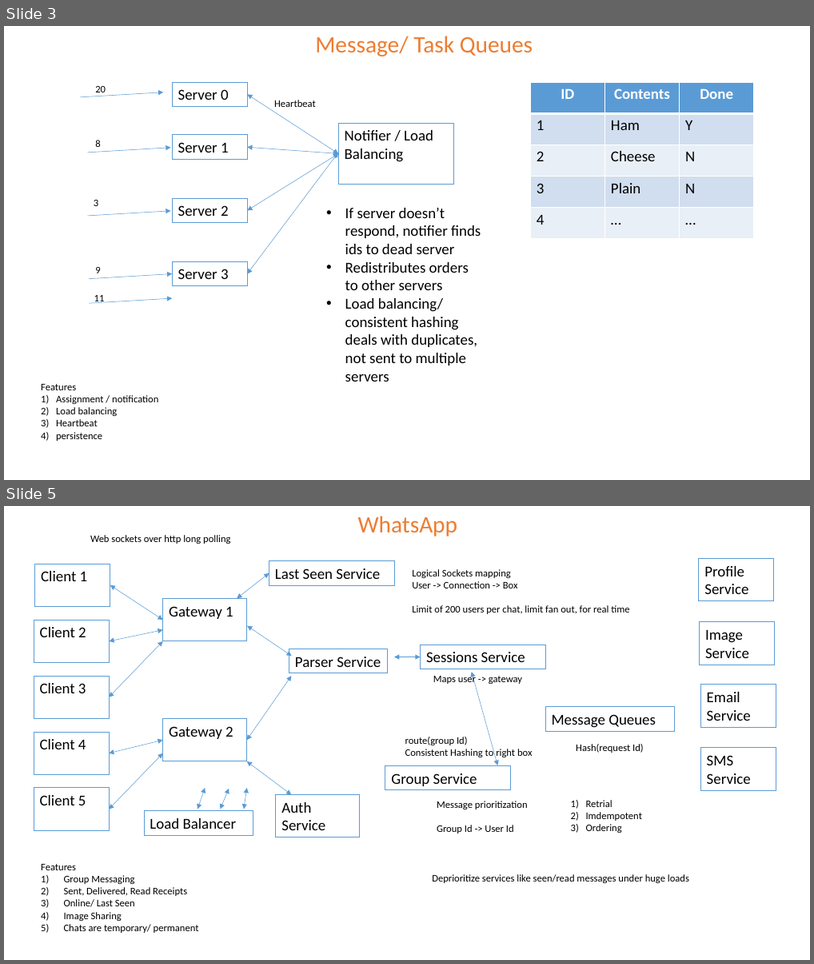
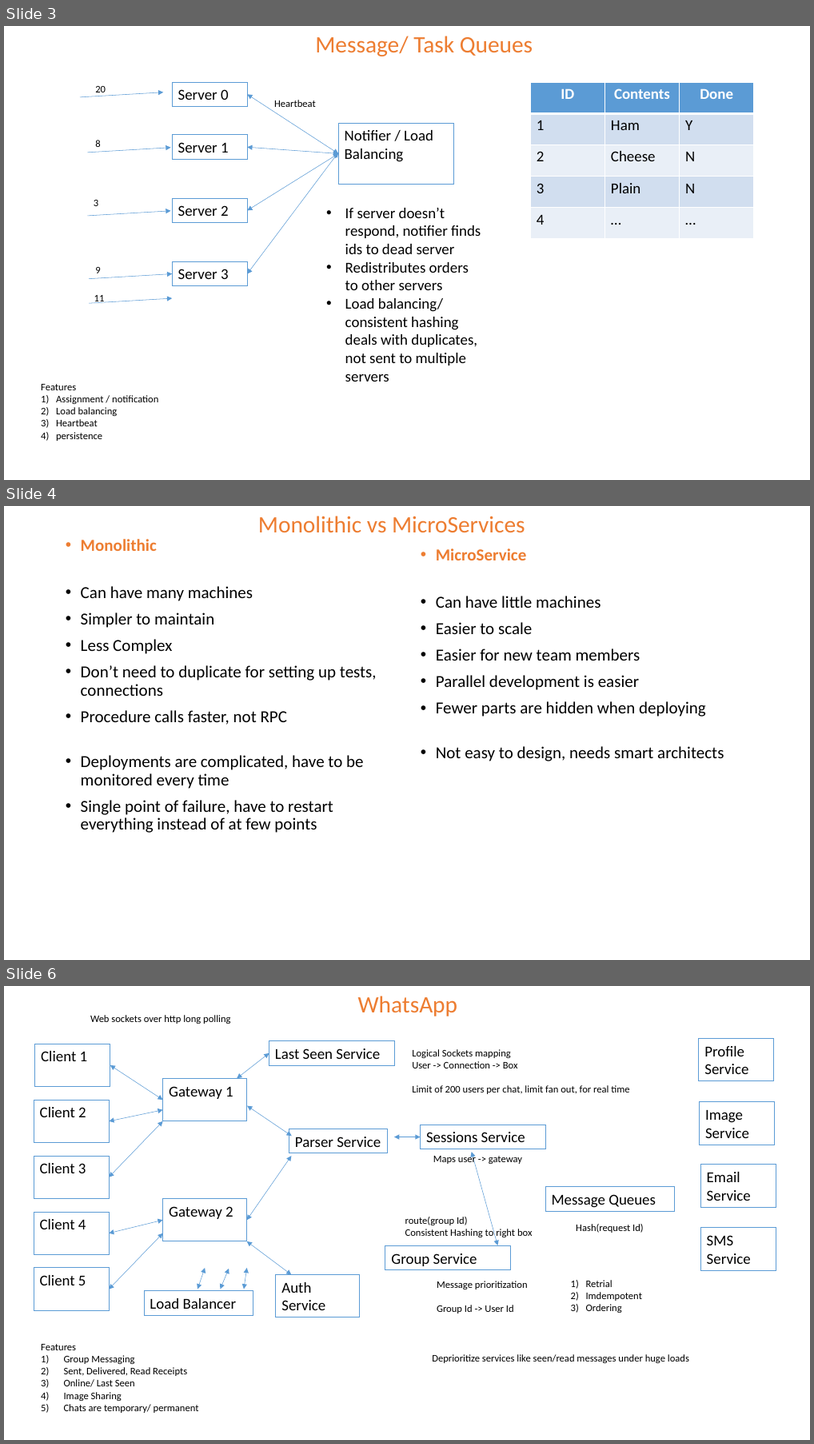
Before and after one commit to the-potato-man/Leetcode, a slide deck: design/System Design Notes.pptx. Shown one above the other, each under a label of ours: slides 3 and 5 before the commit, slides 3, 4 and 6 after it; the slides between them are not shown. The pictures are 814x964 and 814x1444 pixels, drawn with LibreOffice and Linux fonts; fonts in the diff are those of the drawing. Boxes give left, top, right and bottom in pixels: in the first picture for what was removed or moved away, otherwise in the second. Text is boxed around its words. In the diff, an @@ line names an element or a change of style, - is before the commit and + after.

Commit message:
updating system design

```diff
--- a/design/System Design Notes.pptx
+++ b/design/System Design Notes.pptx
@@ slide 4 added at bbox=[4, 506, 810, 960], background #FFFFFF @@
@@ text added at bbox=[258, 516, 526, 533], 28 pt, text #ED7D31 @@
+Monolithic vs MicroServices
@@ text added at bbox=[81, 539, 377, 832], 20 pt, text #000000 @@
+• Monolithic
+• Can have many machines
+• Simpler to maintain
+• Less Complex
+• Don’t need to duplicate for setting up tests, connections
+• Procedure calls faster, not RPC
+• Deployments are complicated, have to be monitored every time
+• Single point of failure, have to restart everything instead of at few points
@@ text added at bbox=[436, 548, 724, 761], 20 pt, text #000000 @@
+• MicroService
+• Can have little machines
+• Easier to scale
+• Easier for new team members
+• Parallel development is easier
+• Fewer parts are hidden when deploying
+• Not easy to design, needs smart architects
@@ what was slide 5 is now slide 6 @@
```
Also in this commit, not shown: 1 other slide added, 1 slide removed.
